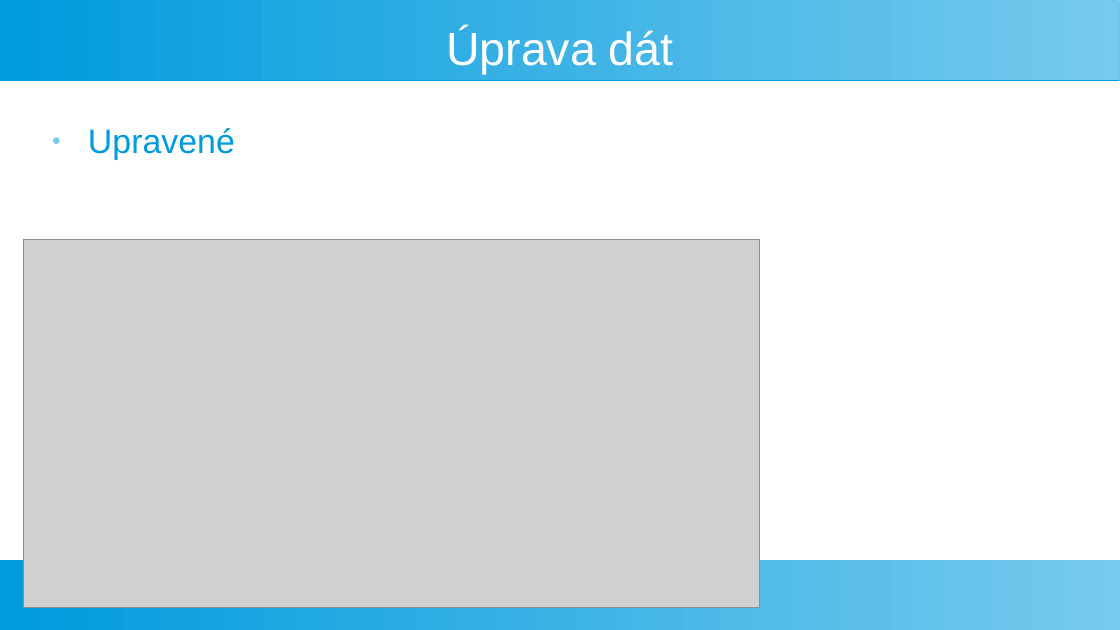
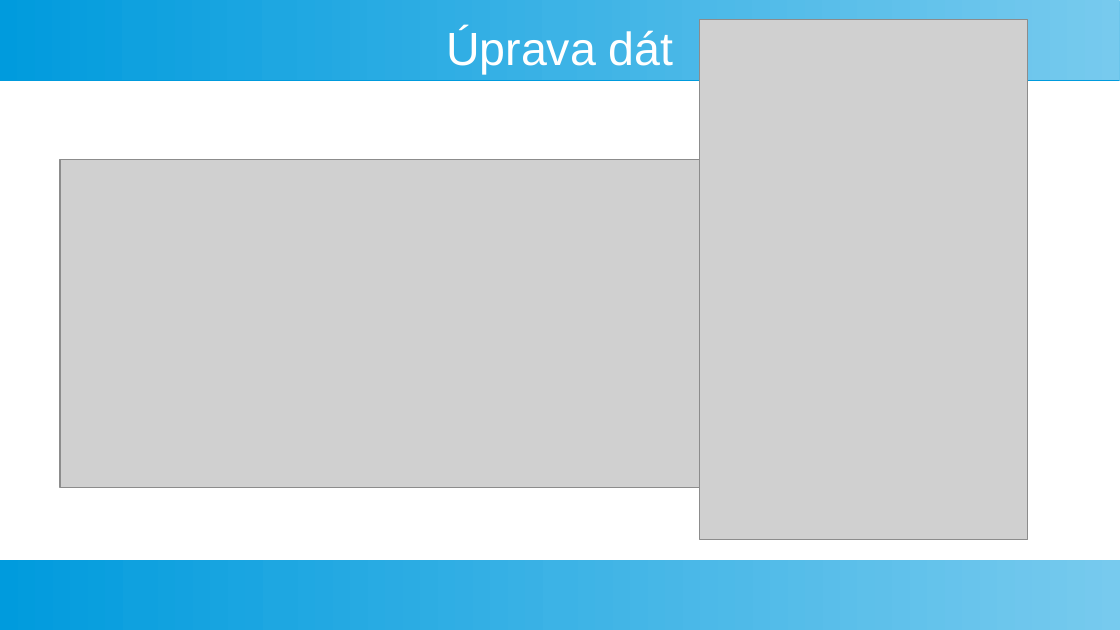
Before and after one commit to georgeob/Vlcak_NS2021, a slide deck: slide 3 of Prezentacia_NS.odp. Drawn at 1120x630 pixels with LibreOffice and Linux fonts; fonts in the diff are those of the drawing; grey boxes stand for pictures. Boxes give left, top, right and bottom in pixels: in the first picture for what was removed or moved away, otherwise in the second. Text is boxed around its words. In the diff, an @@ line names an element or a change of style, - is before the commit and + after.

```diff
--- a/Prezentacia_NS.odp
+++ b/Prezentacia_NS.odp
@@ picture added at (x1=700, y1=19, x2=1028, y2=540) @@
@@ text removed at (x1=88, y1=128, x2=235, y2=160) @@
-● Upravené
@@ picture resized from (x1=23, y1=240, x2=760, y2=608) to (x1=60, y1=160, x2=717, y2=487) @@
```
Also in this commit, not shown: 1 other slide changed, 3 slides added, 3 slides removed.
